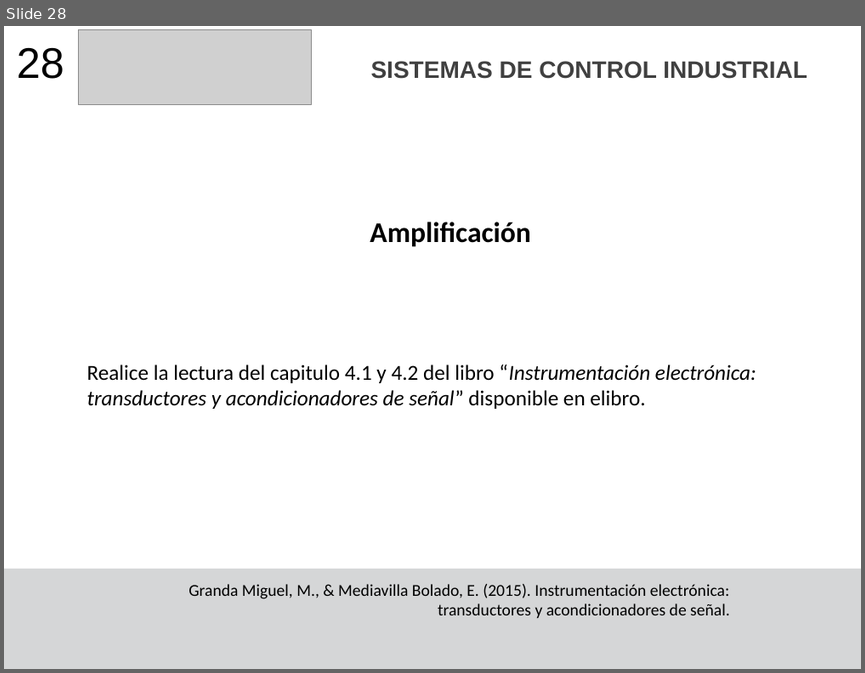
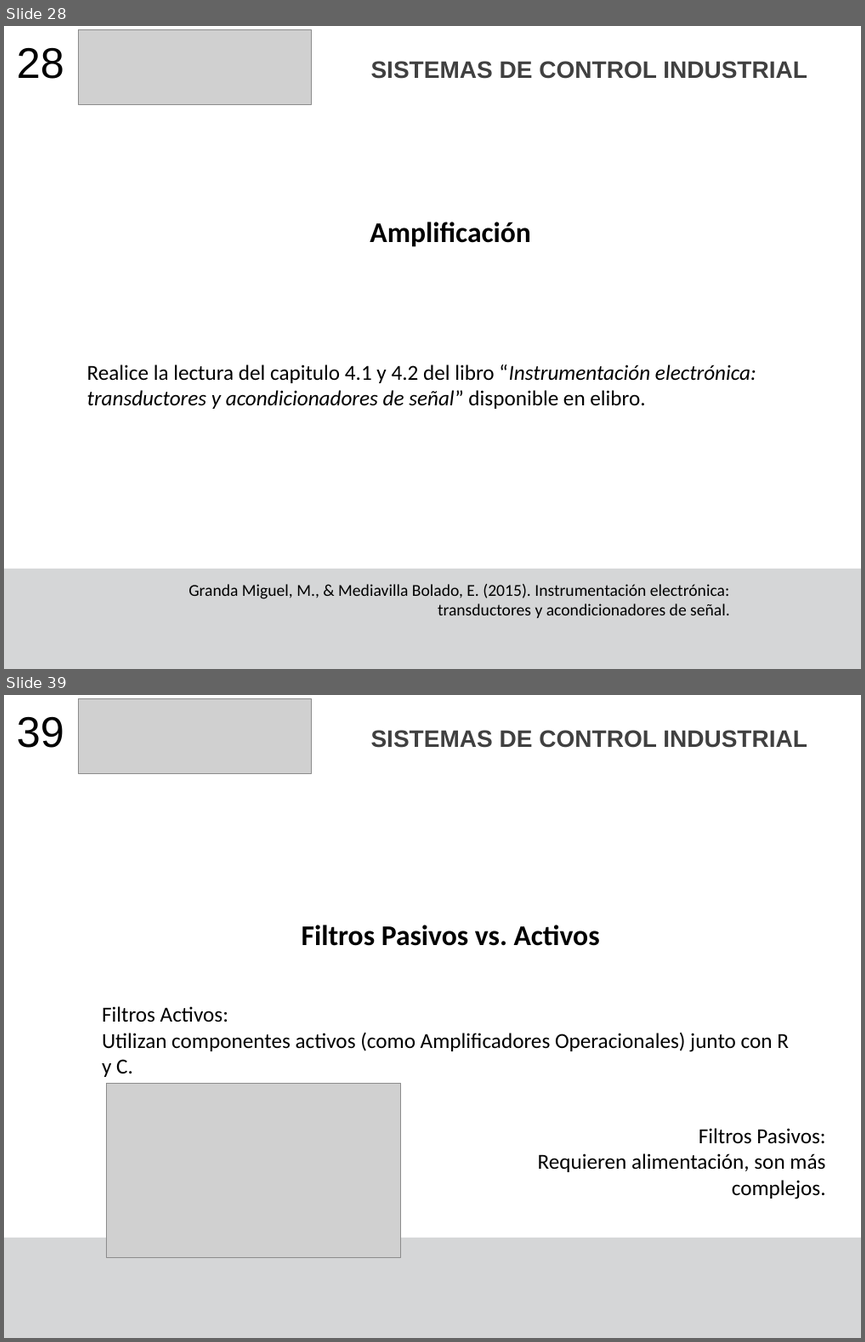
Before and after one commit to F4bian1012/Sistemas_De_Contro_Industrial, a slide deck: Lesson_5-6/Acondicionamiento_Señales.pptx. Shown one above the other, each under a label of ours: slide 28 before the commit, slides 28 and 39 after it; the slides between them are not shown. The pictures are 865x673 and 865x1342 pixels, drawn with LibreOffice and Linux fonts; fonts in the diff are those of the drawing; grey boxes stand for pictures. Boxes give left, top, right and bottom in pixels: in the first picture for what was removed or moved away, otherwise in the second. Text is boxed around its words. In the diff, an @@ line names an element or a change of style, - is before the commit and + after.

```diff
--- a/Lesson_5-6/Acondicionamiento_Señales.pptx
+++ b/Lesson_5-6/Acondicionamiento_Señales.pptx
@@ slide 39 added at box(4, 695, 861, 1338), background #FFFFFF; not listed: 1 template element that a slide beside it also shows @@
@@ text added at box(17, 716, 64, 748), 36 pt, text #000000 @@
+39
@@ picture added at box(79, 699, 312, 774) @@
@@ text added at box(371, 730, 807, 748), 20 pt, text #404040, bold @@
+SISTEMAS DE CONTROL INDUSTRIAL
@@ title added at box(302, 925, 600, 946), 24 pt, text #000000, bold @@
+Filtros Pasivos vs. Activos
@@ text added at box(102, 1006, 789, 1077), 18 pt, text #000000 @@
+Filtros Activos:
+Utilizan componentes activos (como Amplificadores Operacionales) junto con R y C.
@@ picture added at box(106, 1083, 400, 1257) @@
@@ text added at box(538, 1128, 826, 1199), 18 pt, text #000000 @@
+Filtros Pasivos:
+Requieren alimentación, son más complejos.
```
Also in this commit, not shown: 2 slides changed, 20 other slides added, 4 other files.
